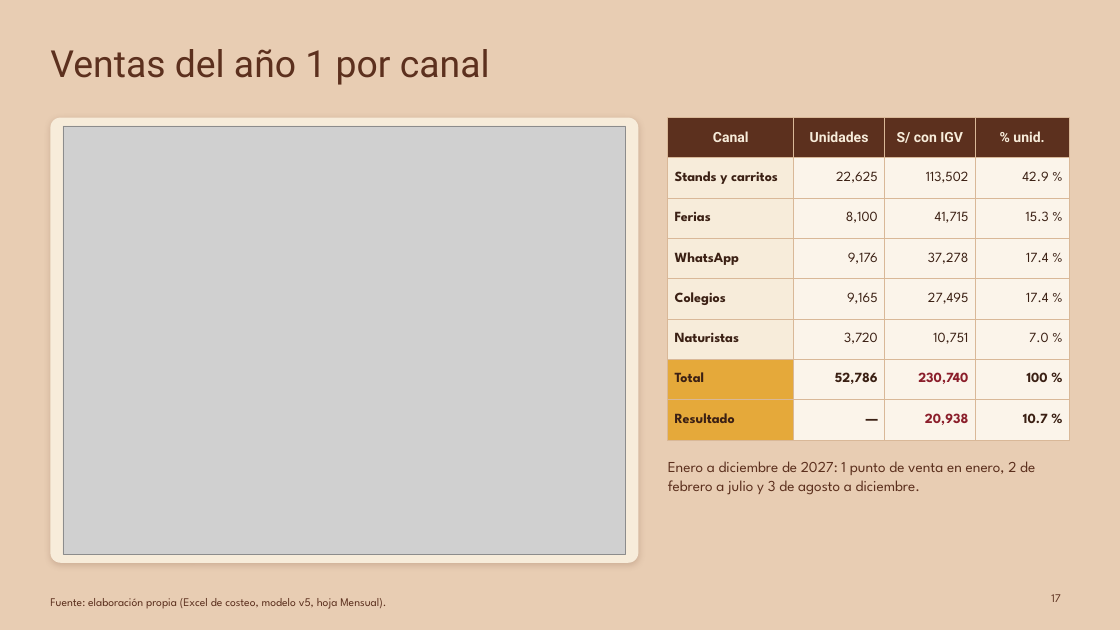
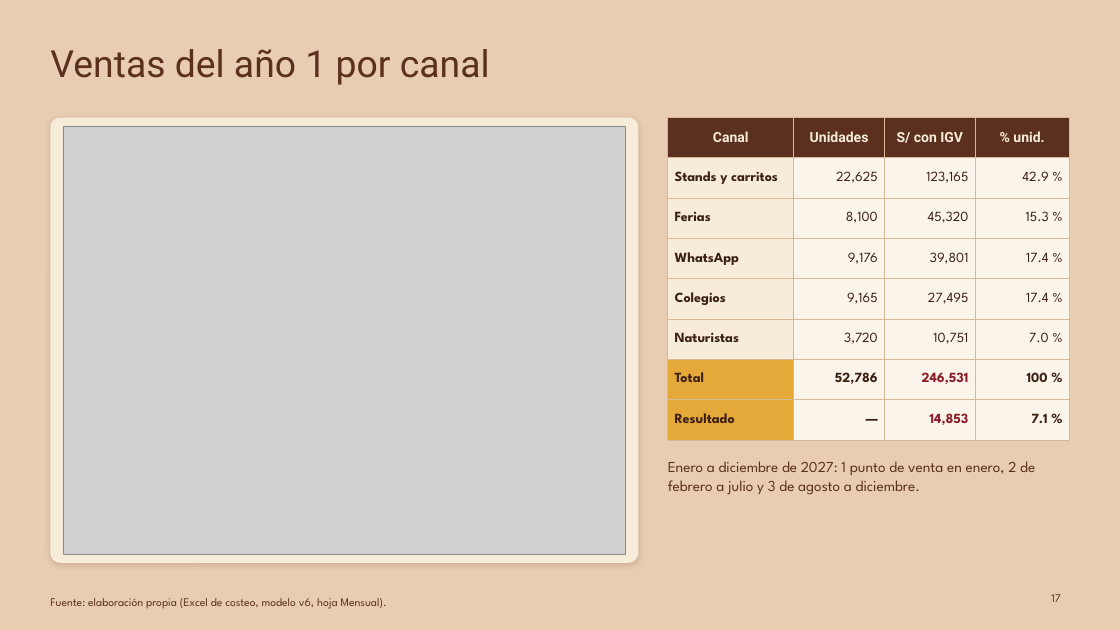
Before and after one commit to Darknow-web/Desarrollo-y-lanzamiento-de-producto-y-marca, a slide deck: slide 17 of 04-reformulacion/T1-presentacion-AndiBite-2-0.pptx. Drawn at 1120x630 pixels with LibreOffice and Linux fonts; fonts in the diff are those of the drawing; grey boxes stand for pictures. Boxes give left, top, right and bottom in pixels: in the first picture for what was removed or moved away, otherwise in the second. Text is boxed around its words. In the diff, an @@ line names an element or a change of style, - is before the commit and + after.

```diff
--- a/04-reformulacion/T1-presentacion-AndiBite-2-0.pptx
+++ b/04-reformulacion/T1-presentacion-AndiBite-2-0.pptx
@@ table at [668,118,1070,429] @@
-row 2, column 3: 113,502
+row 2, column 3: 123,165
-row 3, column 3: 41,715
+row 3, column 3: 45,320
-row 4, column 3: 37,278
+row 4, column 3: 39,801
-row 7, column 3: 230,740
+row 7, column 3: 246,531
-row 8, column 3: 20,938
+row 8, column 3: 14,853
-row 8, column 4: 10.7 %
+row 8, column 4: 7.1 %
@@ text at [50,598,387,609]: text changed @@
-Fuente: elaboración propia (Excel de costeo, modelo v5, hoja Mensual).
+Fuente: elaboración propia (Excel de costeo, modelo v6, hoja Mensual).
```
Also in this commit, not shown: 10 other slides changed, 1 other file.
